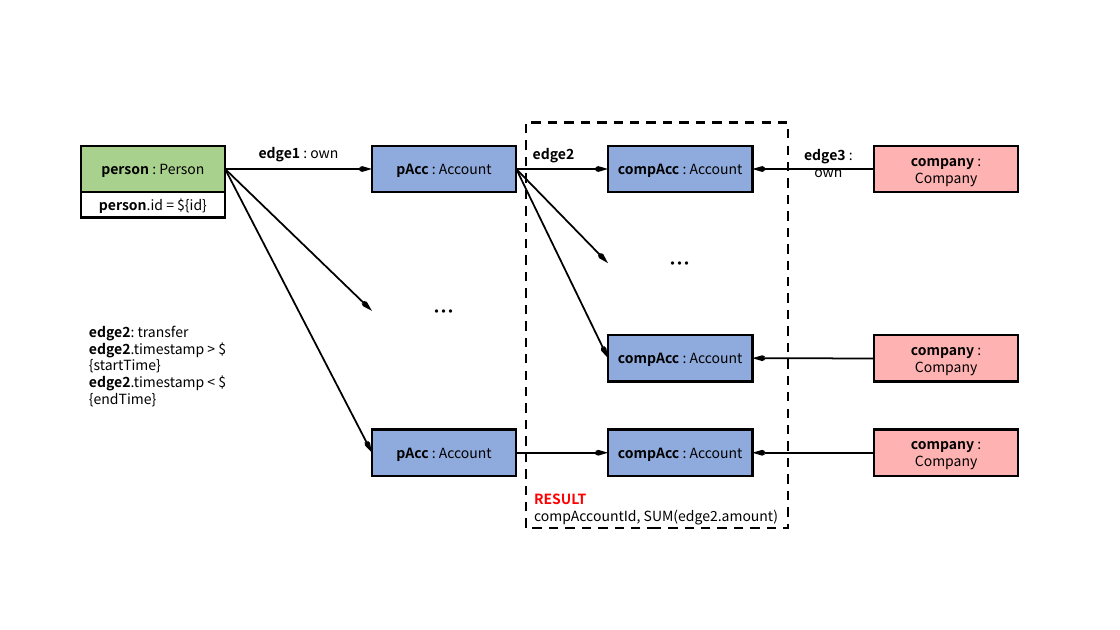
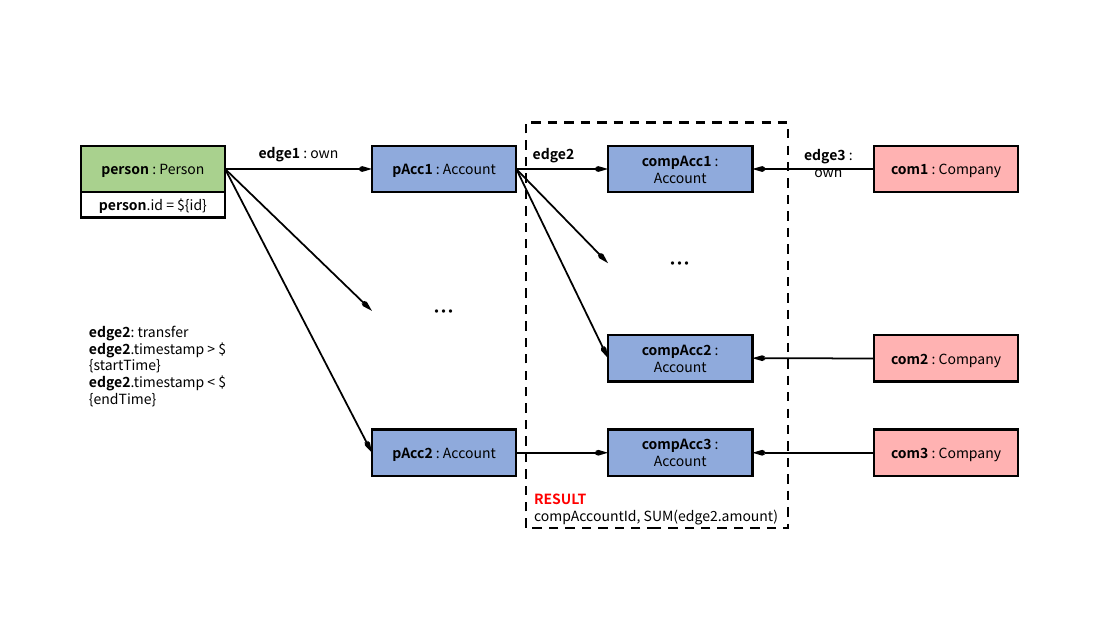
Before and after one commit to ldbc/ldbc_finbench_docs, a slide deck: slide 12 of patterns/transaction-complex-read.pptx (slide 13 before the commit). Drawn at 1120x630 pixels with LibreOffice and Linux fonts; fonts in the diff are those of the drawing. Boxes give left, top, right and bottom in pixels: in the first picture for what was removed or moved away, otherwise in the second. Text is boxed around its words. In the diff, an @@ line names an element or a change of style, - is before the commit and + after.

```diff
--- a/patterns/transaction-complex-read.pptx
+++ b/patterns/transaction-complex-read.pptx
@@ text in rectangle at [392, 163, 496, 177]: text changed @@
-pAcc : Account
+pAcc1 : Account
@@ text in rectangle at [642, 155, 712, 183]: text changed; bold on @@
-compAcc : Account
+compAcc1 : Account
@@ text in rectangle at [891, 163, 1002, 178]: text changed @@
-company : Company
+com1 : Company
@@ text in rectangle at [642, 344, 712, 372]: text changed; bold on @@
-compAcc : Account
+compAcc2 : Account
@@ text in rectangle at [891, 353, 1002, 368]: text changed @@
-company : Company
+com2 : Company
@@ text in rectangle at [392, 447, 496, 461]: text changed @@
-pAcc : Account
+pAcc2 : Account
@@ text in rectangle at [642, 438, 712, 466]: text changed; bold on @@
-compAcc : Account
+compAcc3 : Account
@@ text in rectangle at [891, 447, 1002, 462]: text changed @@
-company : Company
+com3 : Company
```
Also in this commit, not shown: 7 other slides changed, 43 other files.
